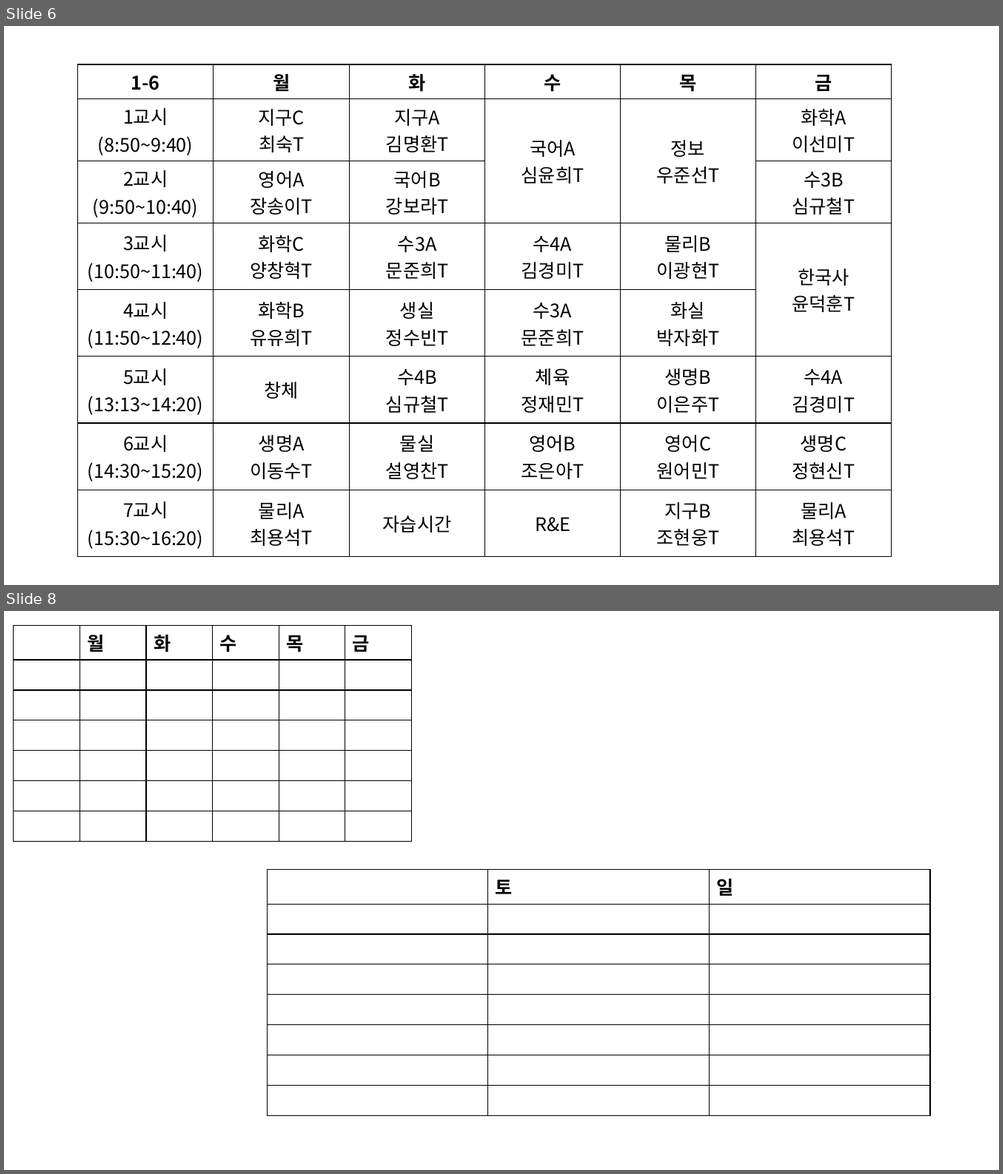
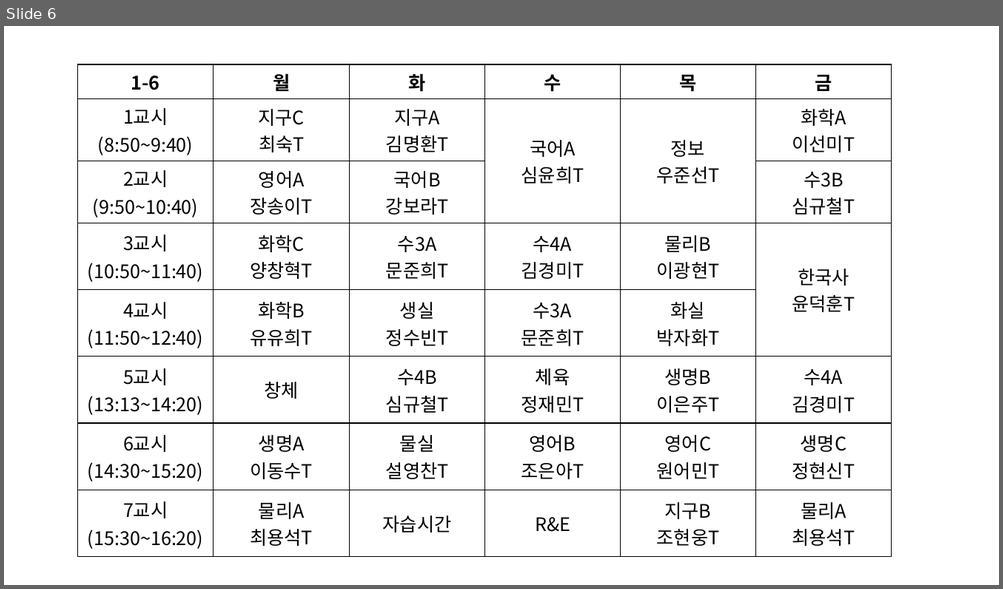
Before and after one commit to SaltCaramel/GSA2022RNE, a slide deck: 알앤이 시간표.pptx. Shown one above the other, each under a label of ours: slides 6 and 8 before the commit, slide 6 after it; the slides between them are not shown. The pictures are 1003x1174 and 1003x589 pixels, drawn with LibreOffice and Linux fonts; fonts in the diff are those of the drawing. Boxes give left, top, right and bottom in pixels: in the first picture for what was removed or moved away, otherwise in the second. Text is boxed around its words. In the diff, an @@ line names an element or a change of style, - is before the commit and + after.

```diff
--- a/알앤이 시간표.pptx
+++ b/알앤이 시간표.pptx
@@ slide 8 removed at (4,611,999,1170), background #FFFFFF @@
@@ table removed at (14,625,412,837), 7 rows, 6 columns @@
- | 월 | 화 | 수 | 목 | 금
- |  |  |  |  | 
- |  |  |  |  | 
- |  |  |  |  | 
- |  |  |  |  | 
- |  |  |  |  | 
- |  |  |  |  | 
@@ table removed at (267,870,929,1112), 8 rows, 3 columns @@
- | 토 | 일
- |  | 
- |  | 
- |  | 
- |  | 
- |  | 
- |  | 
- |  | 
```
Also in this commit, not shown: 2 slides changed, 2 slides added, 11 other files.
